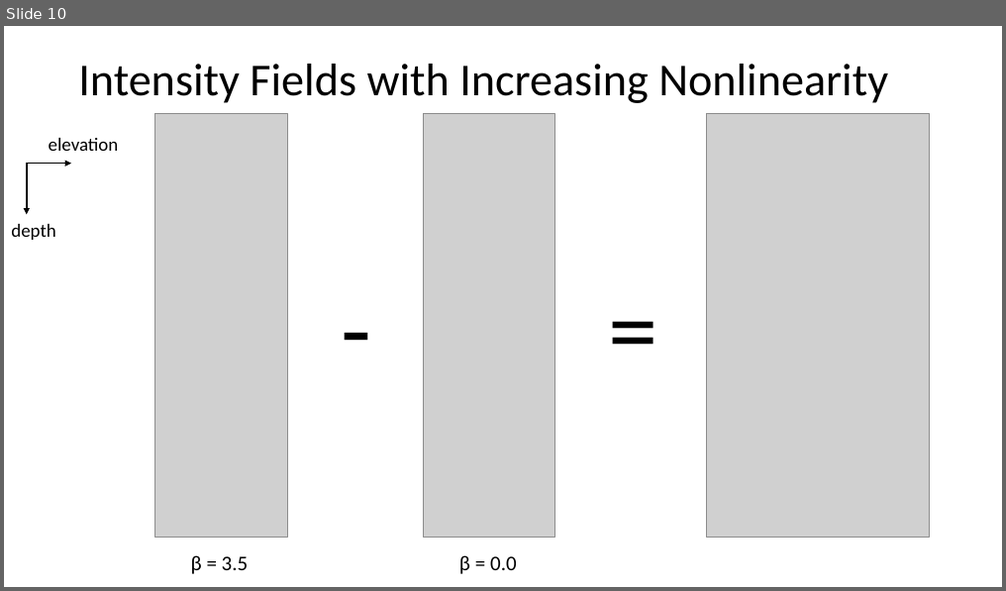
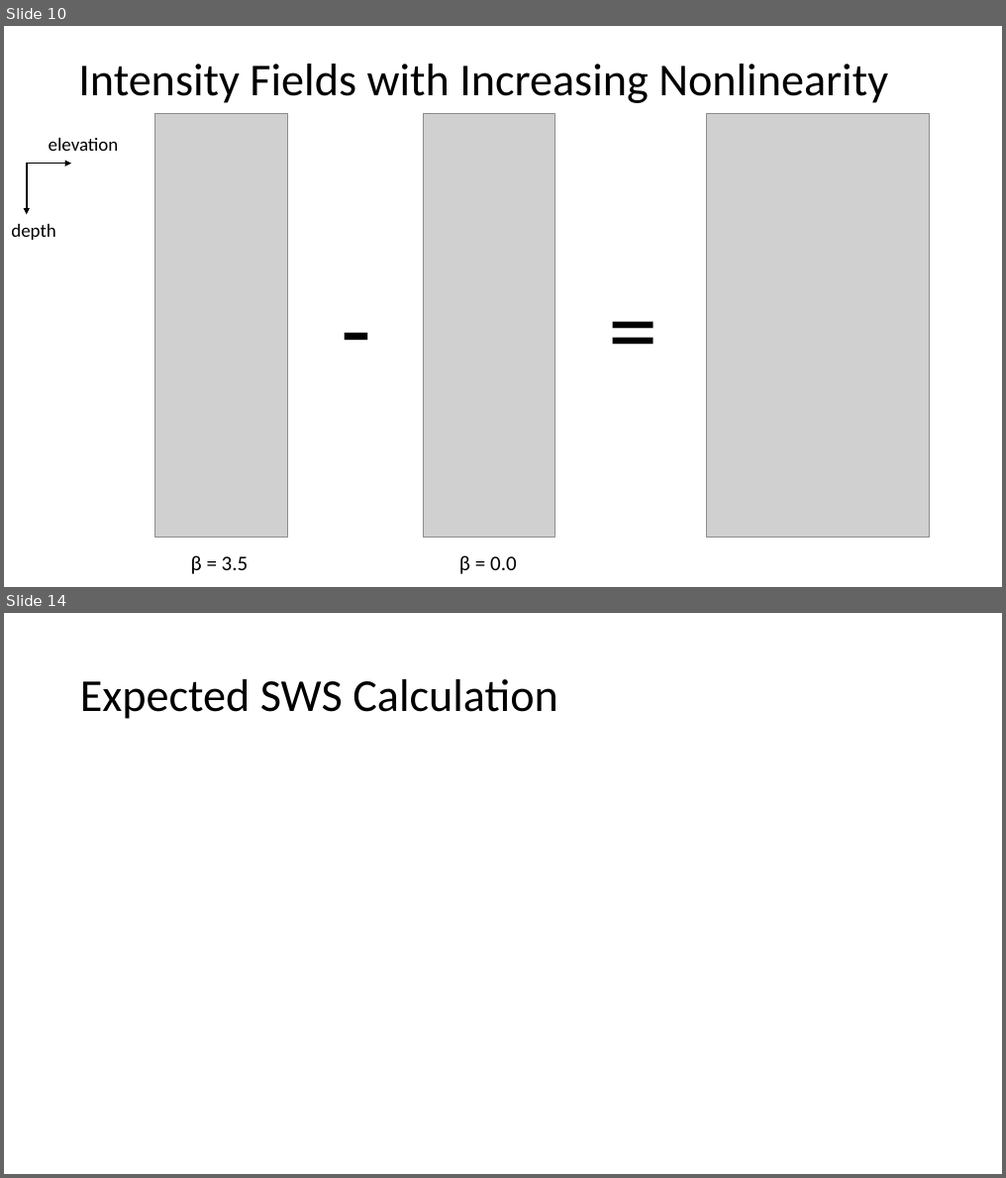
Before and after one commit to ningrui-li/nonlinear_acoustic, a slide deck: presentations/lab_meeting/lab_meeting_2015.04.24_kzk_sws.pptx. Shown one above the other, each under a label of ours: slide 10 before the commit, slides 10 and 14 after it; the slides between them are not shown. The pictures are 1006x591 and 1006x1178 pixels, drawn with LibreOffice and Linux fonts; fonts in the diff are those of the drawing; grey boxes stand for pictures. Boxes give left, top, right and bottom in pixels: in the first picture for what was removed or moved away, otherwise in the second. Text is boxed around its words. In the diff, an @@ line names an element or a change of style, - is before the commit and + after.

```diff
--- a/presentations/lab_meeting/lab_meeting_2015.04.24_kzk_sws.pptx
+++ b/presentations/lab_meeting/lab_meeting_2015.04.24_kzk_sws.pptx
@@ slide 14 added at box(4, 613, 1002, 1174), background #FFFFFF @@
@@ title added at box(80, 679, 558, 719), 44 pt, text #000000 @@
+Expected SWS Calculation
```
Also in this commit, not shown: 2 slides changed, 3 other slides added.
